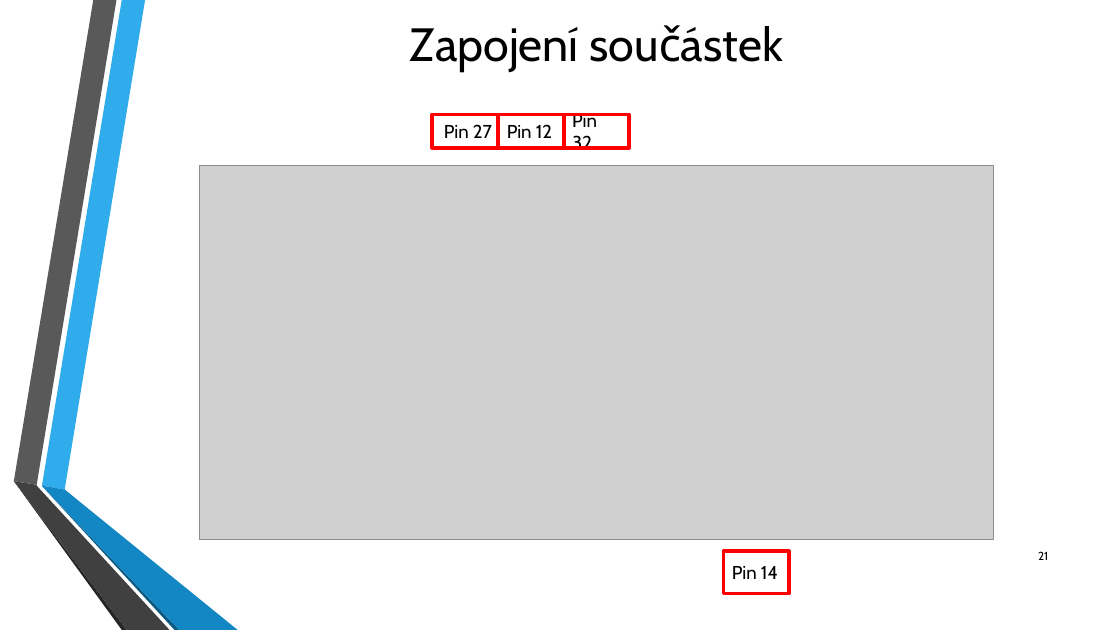
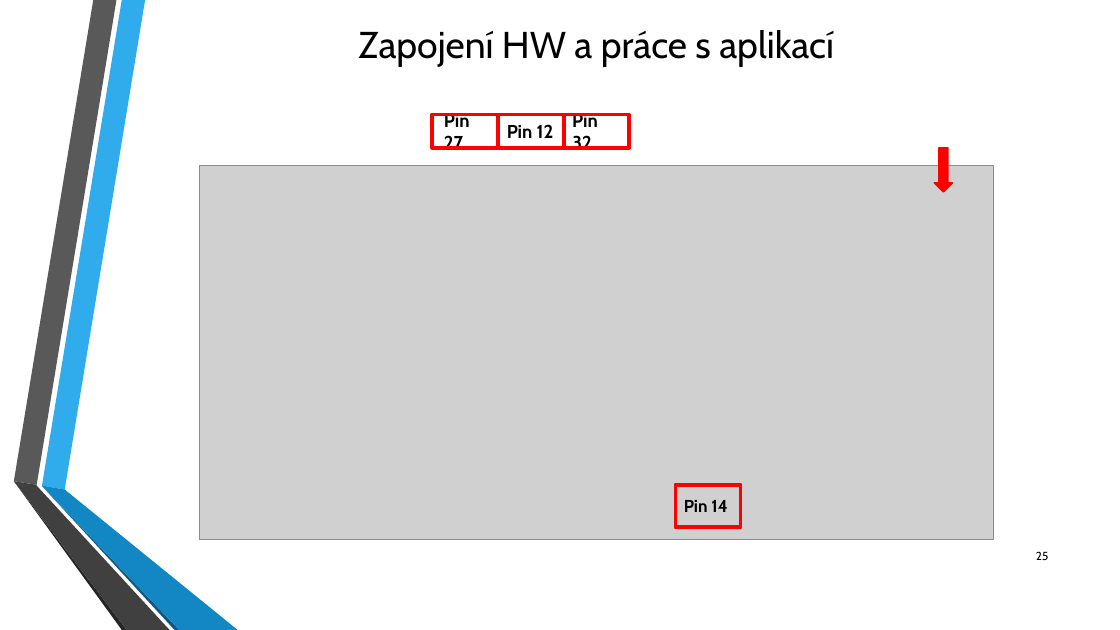
Before and after one commit to fablab-brno/Arduino-Akademie, a slide deck: slide 25 of Workshop 4/Arduino_Workshop_FabLab_4.pptx (slide 21 before the commit). Drawn at 1120x630 pixels with LibreOffice and Linux fonts; fonts in the diff are those of the drawing; grey boxes stand for pictures; background and template pictures are left out. Boxes give left, top, right and bottom in pixels: in the first picture for what was removed or moved away, otherwise in the second. Text is boxed around its words. In the diff, an @@ line names an element or a change of style, - is before the commit and + after.

```diff
--- a/Workshop 4/Arduino_Workshop_FabLab_4.pptx
+++ b/Workshop 4/Arduino_Workshop_FabLab_4.pptx
@@ text at [358,30,834,66]: text changed; size 40 to 32 pt @@
-Zapojení součástek
+Zapojení HW a práce s aplikací
@@ bold on in 3 elements at [572,113,598,150], [507,124,554,138], [444,113,470,150] @@
@@ right arrow added at [935,147,953,192], fill #FF0000, outline #FF0000 1.25 pt @@
@@ text "Pin 14": place and size @@
-text "Pin 14" at [732,566,778,579]
+text "Pin 14" at [684,500,727,512]
@@ rectangle: place and size @@
-rectangle at [723,551,789,594]
+rectangle at [676,485,741,528]
@@ text "Pin 14" at [684,500,727,512]: size 16 to 14.8 pt, bold on @@
@@ page number at [1036,551,1048,560]: text changed @@
-21
+25
```
Also in this commit, not shown: 13 other slides changed, 4 slides added, 1 slide removed, 2 other files.
